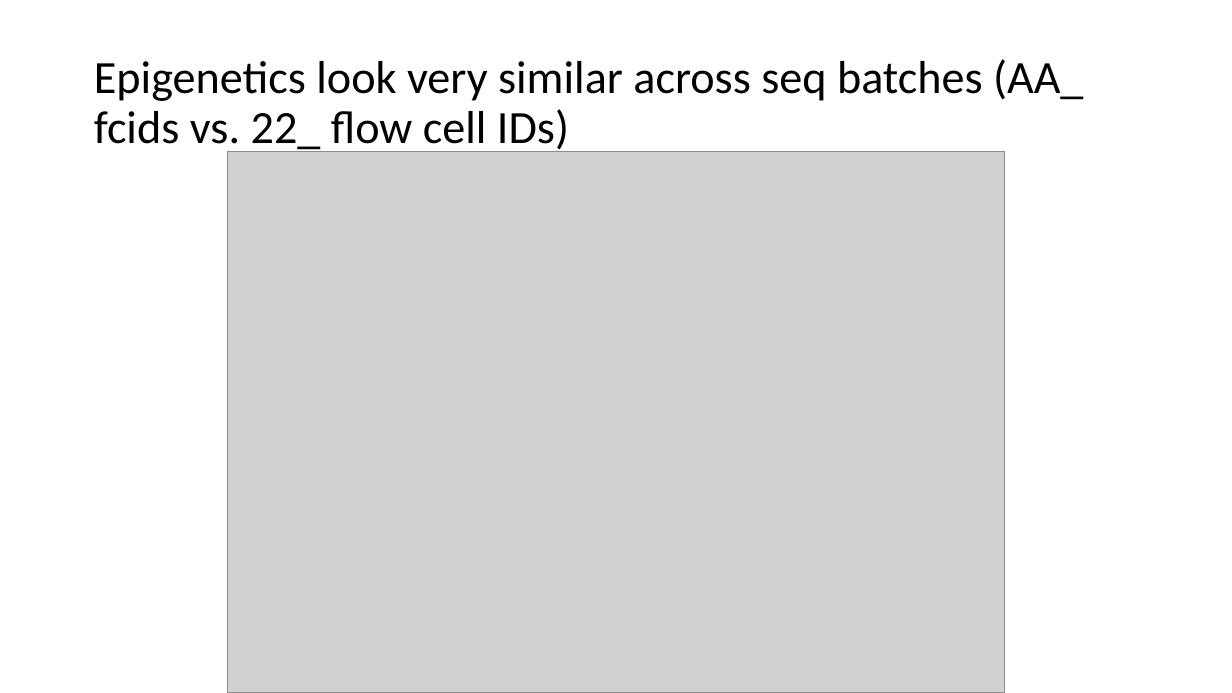
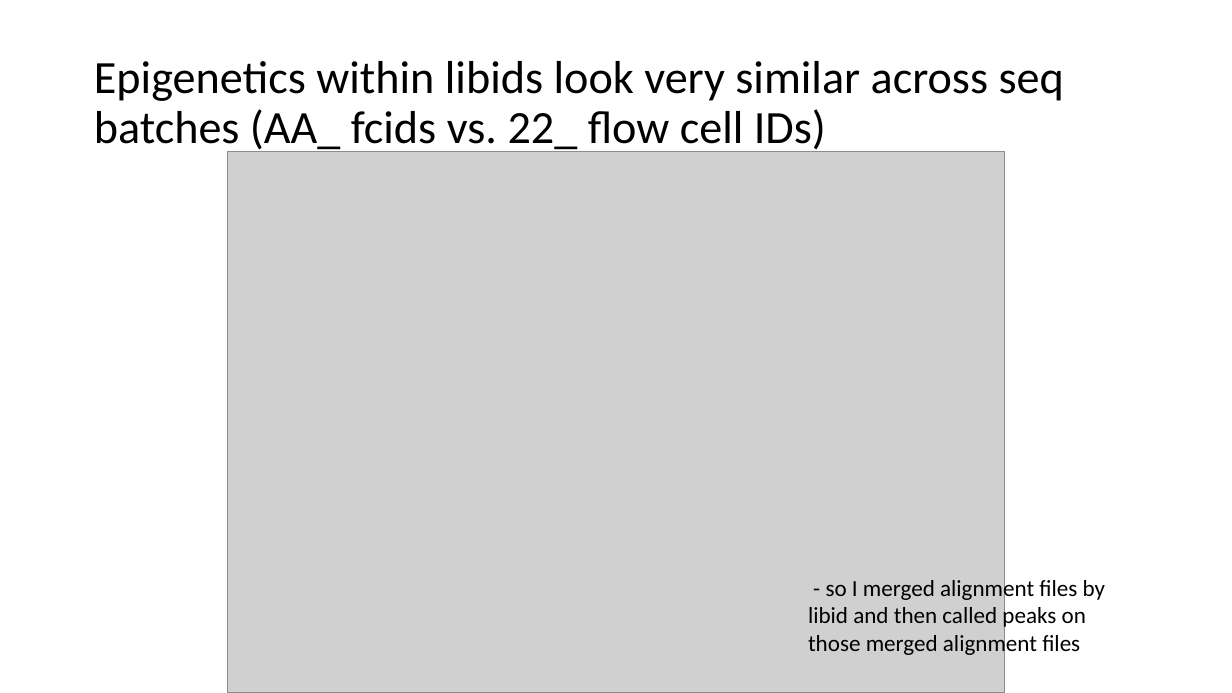
Before and after one commit to tybottorff/bottorffdocs, a slide deck: slide 11 of presentations/weekly_meetings/8_15_24.pptx. Drawn at 1232x693 pixels with LibreOffice and Linux fonts; fonts in the diff are those of the drawing; grey boxes stand for pictures. Boxes give left, top, right and bottom in pixels: in the first picture for what was removed or moved away, otherwise in the second. Text is boxed around its words. In the diff, an @@ line names an element or a change of style, - is before the commit and + after.

```diff
--- a/presentations/weekly_meetings/8_15_24.pptx
+++ b/presentations/weekly_meetings/8_15_24.pptx
@@ title at <box>94,61,1064,155</box>: text changed @@
-Epigenetics look very similar across seq batches (AA_ fcids vs. 22_ flow cell IDs)
+Epigenetics within libids look very similar across seq batches (AA_ fcids vs. 22_ flow cell IDs)
@@ text added at <box>808,576,1105,658</box>, 18 pt, text #000000 @@
+- so I merged alignment files by libid and then called peaks on those merged alignment files
```
Also in this commit, not shown: 6 other slides changed, 3 slides added.
